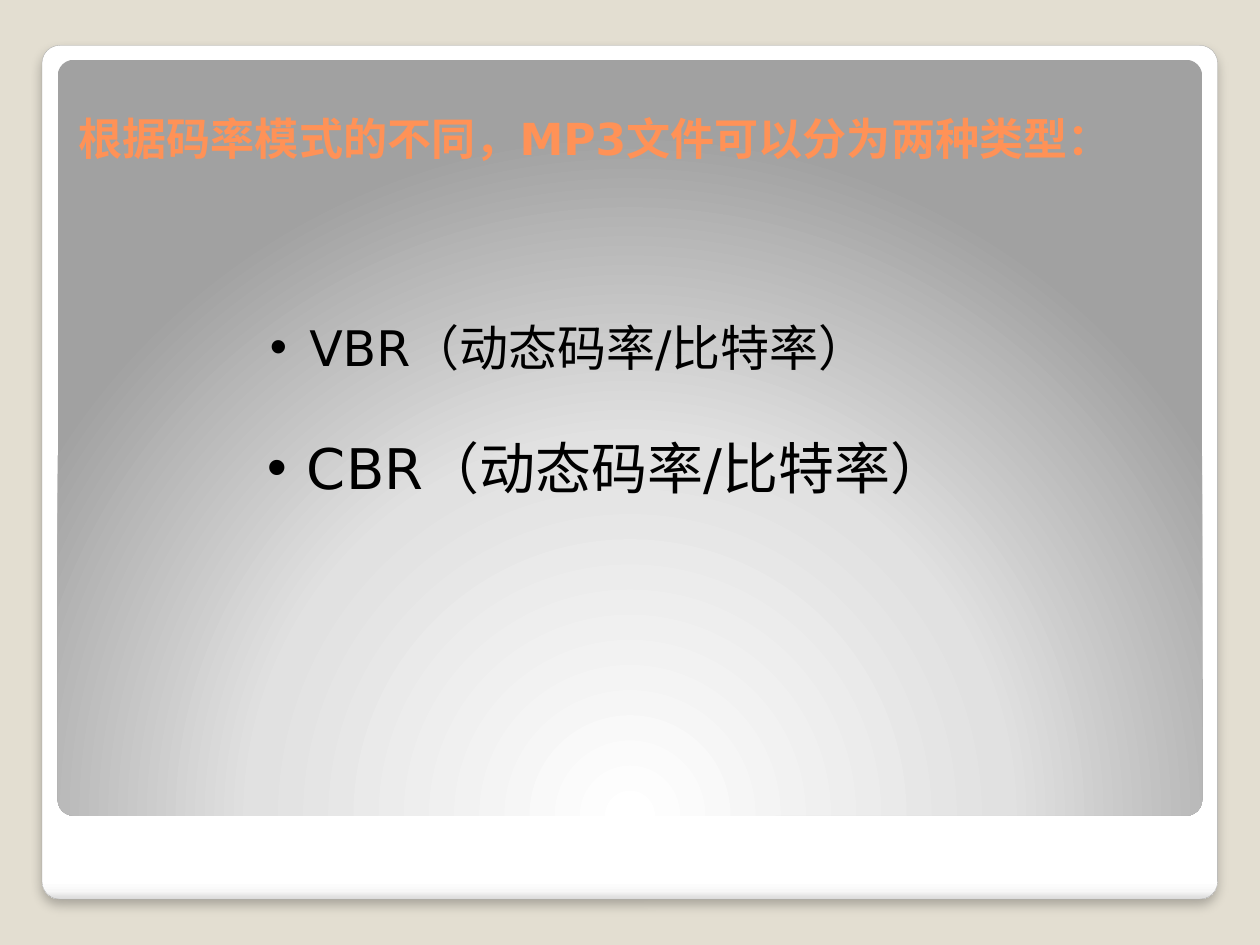
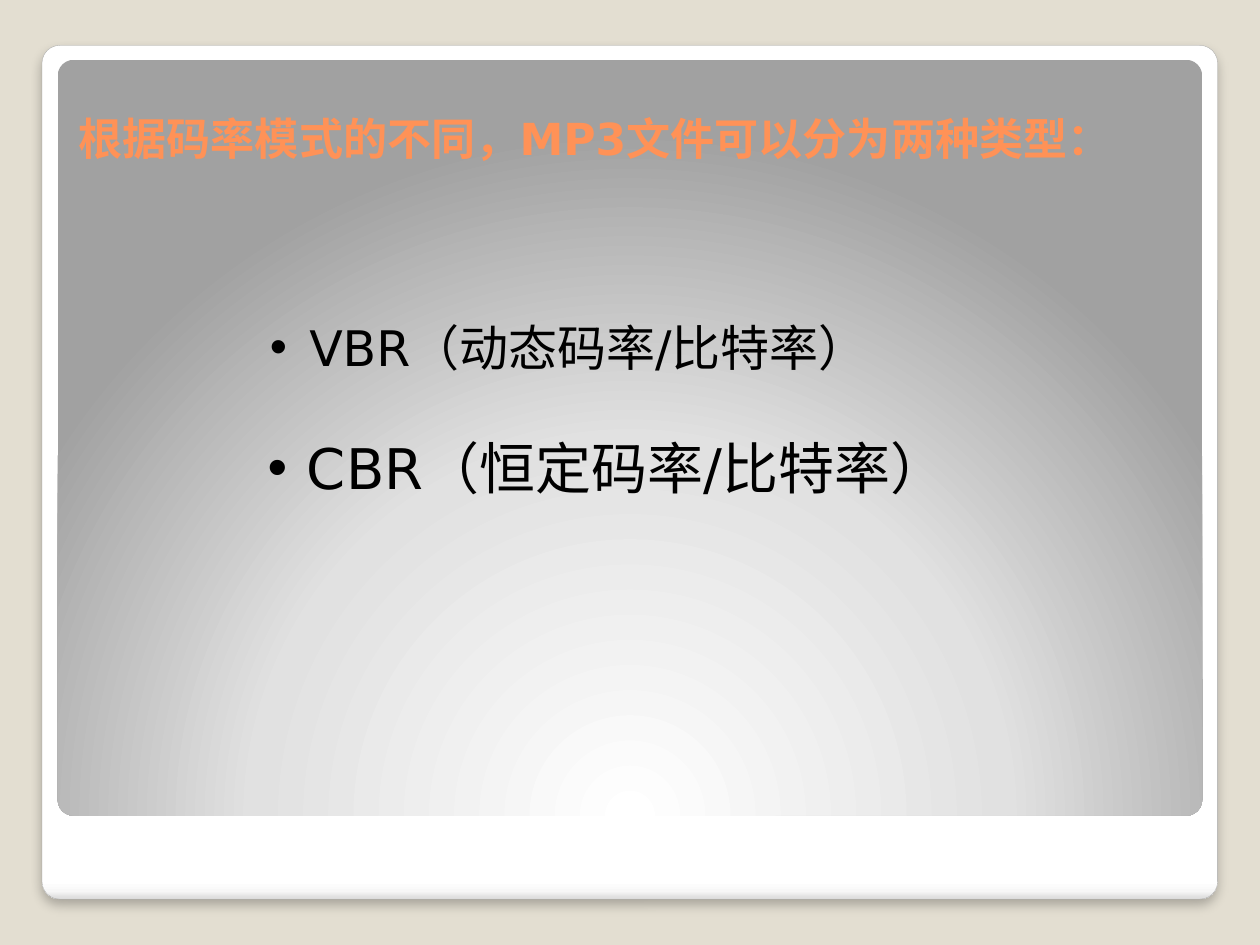
Before and after one commit to wanls4583/mp3player, a slide deck: slide 12 of AudioContext.pptx. Drawn at 1260x945 pixels with LibreOffice and Linux fonts; fonts in the diff are those of the drawing. Boxes give left, top, right and bottom in pixels: in the first picture for what was removed or moved away, otherwise in the second. Text is boxed around its words. In the diff, an @@ line names an element or a change of style, - is before the commit and + after.

```diff
--- a/AudioContext.pptx
+++ b/AudioContext.pptx
@@ text at (307, 444, 947, 494): text changed @@
-• CBR（动态码率/比特率）
+• CBR（恒定码率/比特率）
```
Also in this commit, not shown: 1 other slide changed, 3 other files.
